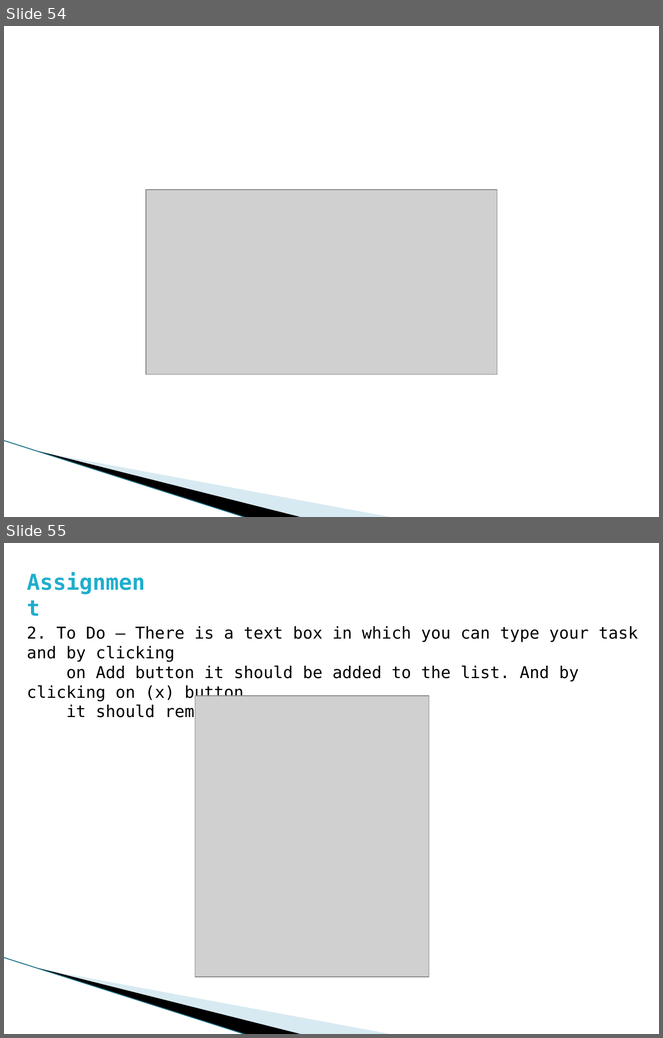
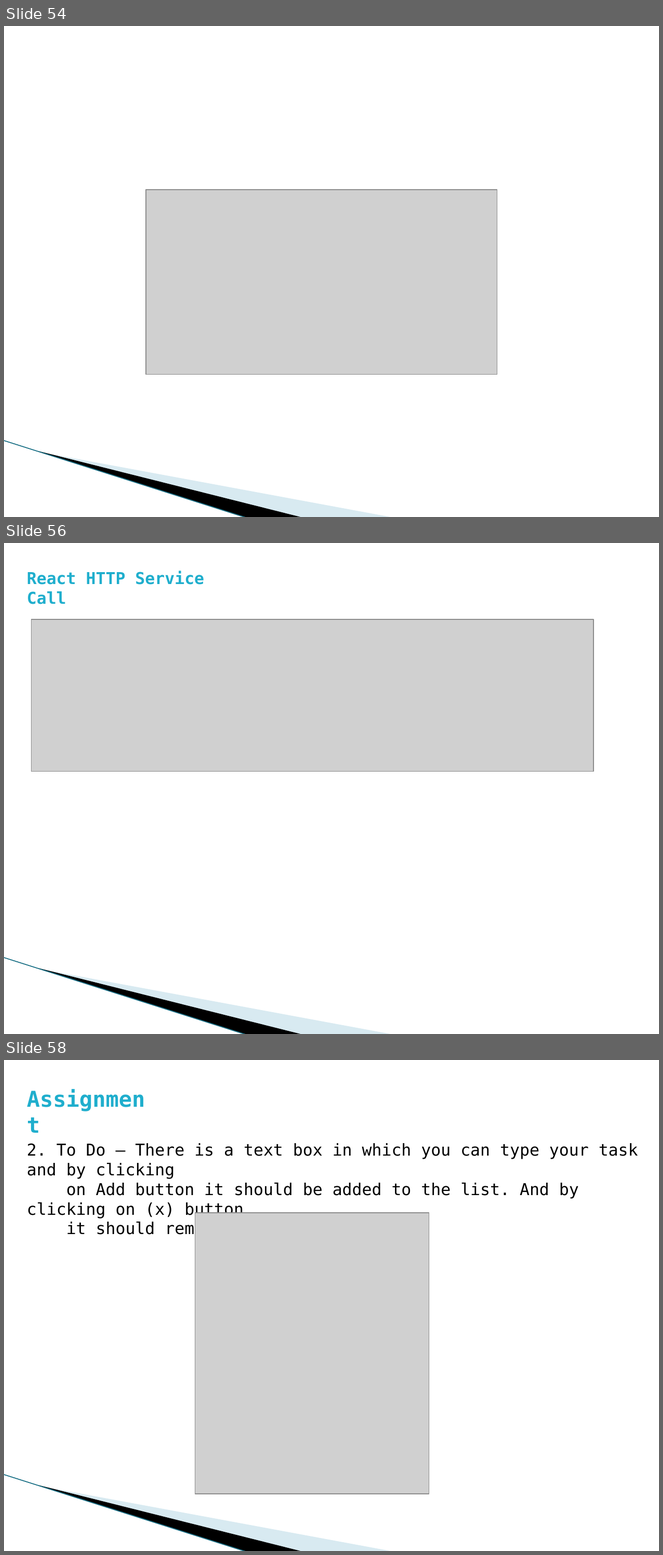
Before and after one commit to prateek3189/React-Tutorial, a slide deck: React-Tutorial.pptx. Shown one above the other, each under a label of ours: slides 54 and 55 before the commit, slides 54, 56 and 58 after it; the slides between them are not shown. The pictures are 663x1038 and 663x1555 pixels, drawn with LibreOffice and Linux fonts; fonts in the diff are those of the drawing; grey boxes stand for pictures; background and template pictures are left out. Boxes give left, top, right and bottom in pixels: in the first picture for what was removed or moved away, otherwise in the second. Text is boxed around its words. In the diff, an @@ line names an element or a change of style, - is before the commit and + after.

```diff
--- a/React-Tutorial.pptx
+++ b/React-Tutorial.pptx
@@ slide 56 added at (x1=4, y1=543, x2=659, y2=1034), background #FFFFFF; not listed: 3 template elements that a slide beside it also shows @@
@@ text added at (x1=27, y1=571, x2=204, y2=604), 18 pt, text #1FAECD, bold @@
+React HTTP Service Call
@@ picture added at (x1=32, y1=619, x2=594, y2=772) @@
@@ what was slide 55 is now slide 58 @@
```
Also in this commit, not shown: 2 other slides added.
